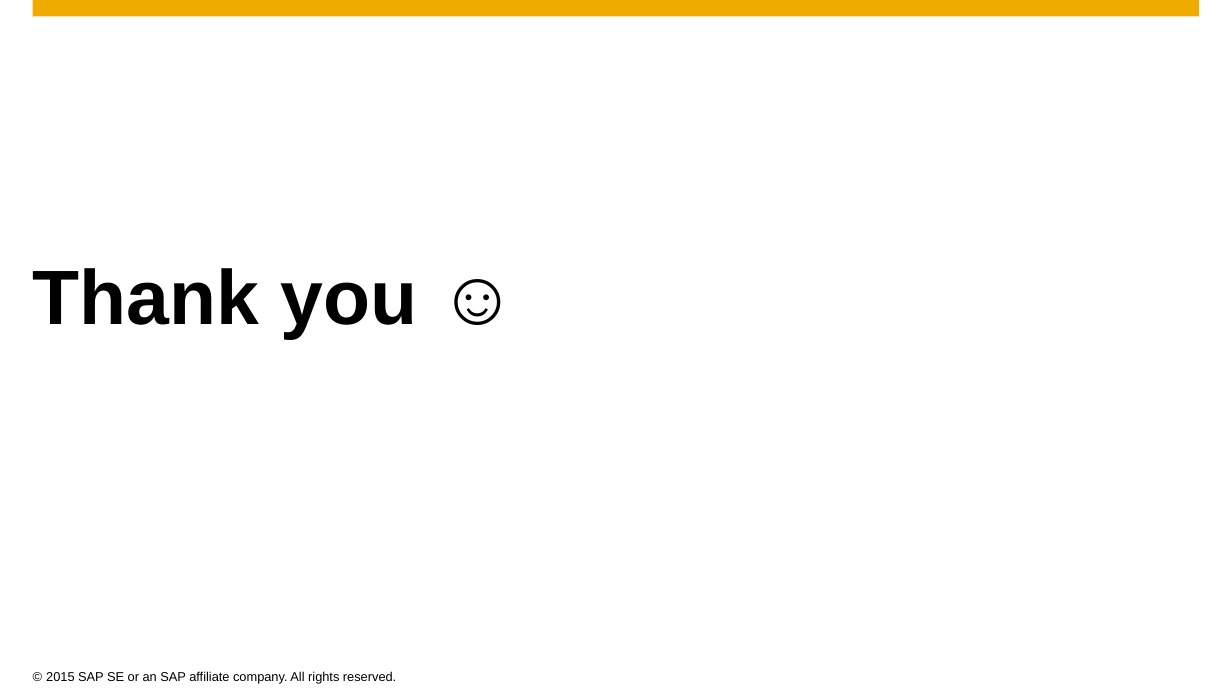
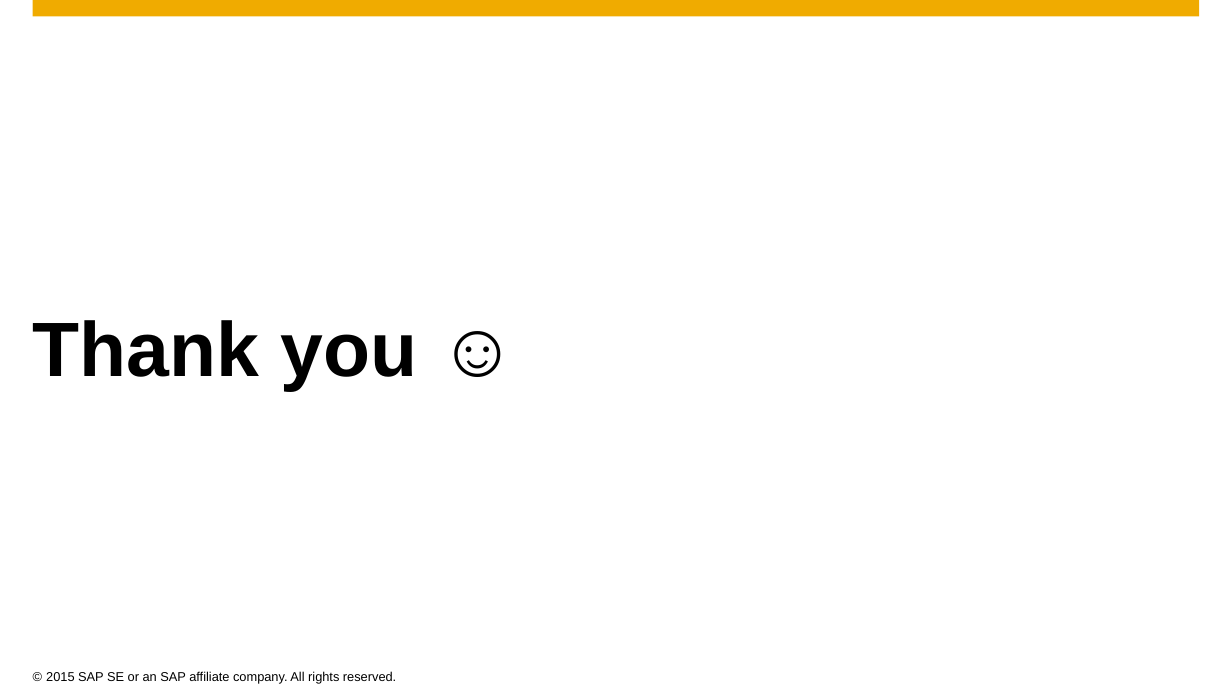
Before and after one commit to Nimuae/openui5_weather, a slide deck: slide 10 of Präsentation.pptx (slide 12 before the commit). Drawn at 1232x693 pixels with LibreOffice and Linux fonts; fonts in the diff are those of the drawing; background and template pictures are left out. Boxes give left, top, right and bottom in pixels: in the first picture for what was removed or moved away, otherwise in the second. Text is boxed around its words. In the diff, an @@ line names an element or a change of style, - is before the commit and + after.

```diff
--- a/Präsentation.pptx
+++ b/Präsentation.pptx
@@ title "Thank you ☺": place and size @@
-title "Thank you ☺" at [33, 268, 418, 338]
+title "Thank you ☺" at [33, 320, 418, 391]
```
Also in this commit, not shown: 2 other slides changed, 1 slide added, 2 slides removed, 1 other file.
